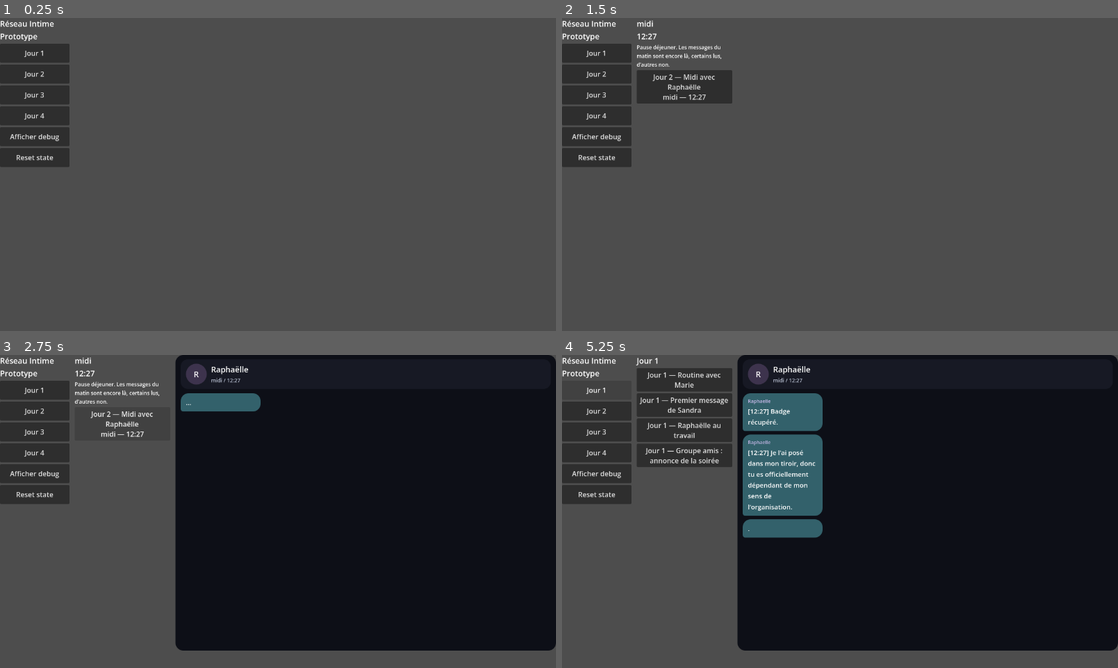
Above: before the commit, frames 1-4 (two rows, left to right).
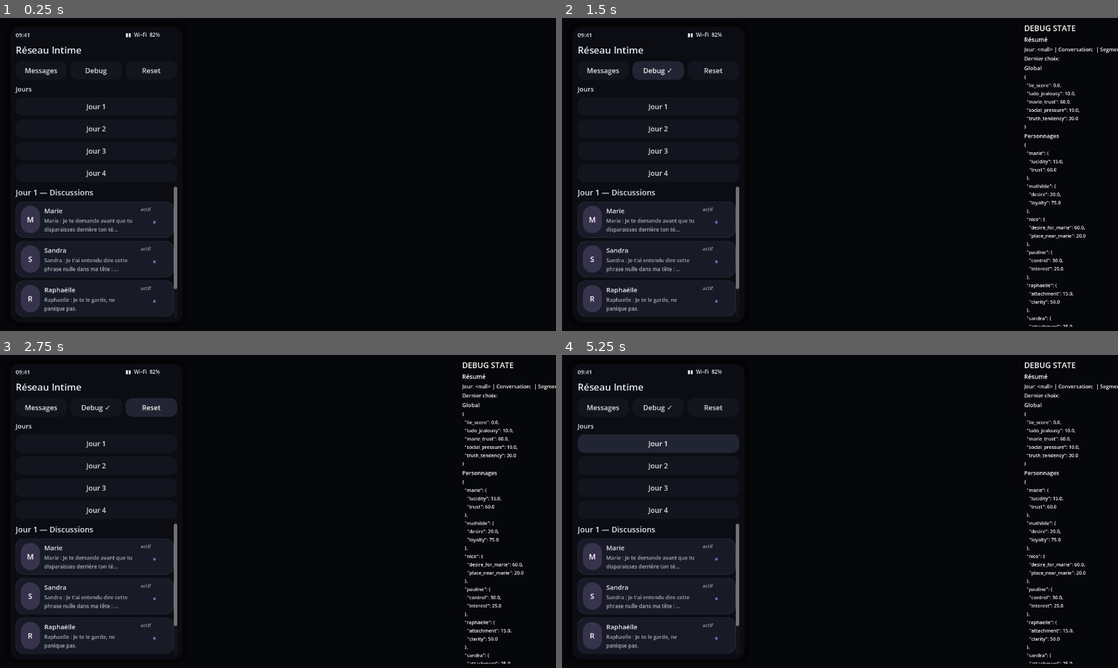
Above: after the commit, the same moments.

Repository: ludowww/reseau-intime
Game: Godot game, scene res://scenes/Main.tscn
The game is run twice, just before and just after one commit, with the same random seed, the same clock (stepped at 60 frames per second) and the same inputs.
Inputs (mouse positions are in pixels of both pictures, inside the frame that each line leads up to):
- Up to frame 1 (0.25 s): no input
- Up to frame 2 (1.5 s): click (600, 71) at 0.5 s, where only the run after the commit has a clickable "Messages"; click (656, 71) at 1.25 s, where only the run after the commit has a clickable "Debug"
- Up to frame 3 (2.75 s): click (150, 408) at 2 s, where only the run after the commit has a clickable "Reset"
- Up to frame 4 (5.25 s): click (595, 473) at 2.75 s, where only the run before the commit has a clickable "Afficher debug"; click (595, 473) at 3.5 s, where only the run before the commit has a clickable "Masquer debug"; click (595, 495) at 4.25 s, where only the run before the commit has a clickable "Reset state"; click "Jour 1" at 5 s

The runs differ from the first frame. In frame 1, 100% of the frame differs, in the area x 0-100%, y 0-100%; in frame 2, 99%; in frame 3, 43%; in frame 4, 47%.

Commit message:
Polish phone home conversation list UI

Diff:
--- a/game/scripts/ui/PhonePrototype.gd
+++ b/game/scripts/ui/PhonePrototype.gd
@@ -1,10 +1,21 @@
 extends Control
+
+const APP_BACKGROUND_COLOR := Color(0.025, 0.028, 0.04)
+const PHONE_BACKGROUND_COLOR := Color(0.045, 0.05, 0.075)
+const PHONE_FRAME_COLOR := Color(0.015, 0.016, 0.022)
+const PHONE_PANEL_COLOR := Color(0.075, 0.082, 0.12)
+const CARD_COLOR := Color(0.095, 0.105, 0.15)
+const CARD_HOVER_COLOR := Color(0.13, 0.145, 0.20)
+const ACCENT_COLOR := Color(0.35, 0.48, 0.70)
+const MUTED_TEXT_COLOR := Color(0.66, 0.69, 0.76)
 
 var day_list: VBoxContainer
 var conversation_list: VBoxContainer
+var conversation_cards: VBoxContainer
 var conversation_view: VBoxContainer
 var debug_panel: VBoxContainer
 var debug_scroll: ScrollContainer
+var current_day_value = null
 
 func _ready() -> void:
 	if DataLoader.chapter_indexes.is_empty():
@@ -16,35 +27,28 @@
 func _build_layout() -> void:
 	for child in get_children():
 		child.queue_free()
+
+	var background := PanelContainer.new()
+	background.anchor_right = 1.0
+	background.anchor_bottom = 1.0
+	background.add_theme_stylebox_override("panel", _panel_style(APP_BACKGROUND_COLOR, 0))
+	add_child(background)
+
 	var root := HBoxContainer.new()
-	root.anchor_right = 1.0
-	root.anchor_bottom = 1.0
 	root.size_flags_horizontal = Control.SIZE_EXPAND_FILL
 	root.size_flags_vertical = Control.SIZE_EXPAND_FILL
-	root.add_theme_constant_override("separation", 12)
-	add_child(root)
-
-	day_list = VBoxContainer.new()
-	day_list.custom_minimum_size = Vector2(160, 0)
-	day_list.size_flags_vertical = Control.SIZE_EXPAND_FILL
-	root.add_child(day_list)
-
-	conversation_list = VBoxContainer.new()
-	conversation_list.custom_minimum_size = Vector2(220, 0)
-	conversation_list.size_flags_vertical = Control.SIZE_EXPAND_FILL
-	root.add_child(conversation_list)
-
-	var scroll := ScrollContainer.new()
-	scroll.custom_minimum_size = Vector2(600, 0)
-	scroll.size_flags_horizontal = Control.SIZE_EXPAND_FILL
-	scroll.size_flags_vertical = Control.SIZE_EXPAND_FILL
-	root.add_child(scroll)
+	root.add_theme_constant_override("separation", 16)
+	background.add_child(root)
+
+	_build_phone_shell(root)
+
 	conversation_view = preload("res://scenes/smartphone/ConversationView.tscn").instantiate()
 	conversation_view.custom_minimum_size = Vector2(600, 0)
 	conversation_view.size_flags_horizontal = Control.SIZE_EXPAND_FILL
+	conversation_view.size_flags_vertical = Control.SIZE_EXPAND_FILL
 	conversation_view.choice_selected.connect(_on_choice_selected)
 	conversation_view.segment_changed.connect(_on_segment_changed)
-	scroll.add_child(conversation_view)
+	root.add_child(conversation_view)
 
 	debug_scroll = ScrollContainer.new()
 	debug_scroll.custom_minimum_size = Vector2(260, 0)
@@ -54,42 +58,191 @@
 	debug_panel = preload("res://scenes/smartphone/DebugPanel.tscn").instantiate()
 	debug_scroll.add_child(debug_panel)
 
+func _build_phone_shell(root: Node) -> void:
+	var phone_frame := PanelContainer.new()
+	phone_frame.custom_minimum_size = Vector2(420, 680)
+	phone_frame.size_flags_vertical = Control.SIZE_EXPAND_FILL
+	phone_frame.add_theme_stylebox_override("panel", _panel_style(PHONE_FRAME_COLOR, 28))
+	root.add_child(phone_frame)
+
+	var phone_body := VBoxContainer.new()
+	phone_body.add_theme_constant_override("separation", 12)
+	phone_body.size_flags_horizontal = Control.SIZE_EXPAND_FILL
+	phone_body.size_flags_vertical = Control.SIZE_EXPAND_FILL
+	phone_frame.add_child(phone_body)
+
+	var phone_screen := PanelContainer.new()
+	phone_screen.size_flags_horizontal = Control.SIZE_EXPAND_FILL
+	phone_screen.size_flags_vertical = Control.SIZE_EXPAND_FILL
+	phone_screen.add_theme_stylebox_override("panel", _panel_style(PHONE_BACKGROUND_COLOR, 22))
+	phone_body.add_child(phone_screen)
+
+	var screen_column := VBoxContainer.new()
+	screen_column.add_theme_constant_override("separation", 10)
+	screen_column.size_flags_horizontal = Control.SIZE_EXPAND_FILL
+	screen_column.size_flags_vertical = Control.SIZE_EXPAND_FILL
+	phone_screen.add_child(screen_column)
+
+	_add_status_bar(screen_column)
+	_add_home_navigation(screen_column)
+
+	day_list = VBoxContainer.new()
+	day_list.custom_minimum_size = Vector2(160, 0)
+	day_list.add_theme_constant_override("separation", 8)
+	day_list.size_flags_horizontal = Control.SIZE_EXPAND_FILL
+	screen_column.add_child(day_list)
+
+	var list_scroll := ScrollContainer.new()
+	list_scroll.size_flags_horizontal = Control.SIZE_EXPAND_FILL
+	list_scroll.size_flags_vertical = Control.SIZE_EXPAND_FILL
+	screen_column.add_child(list_scroll)
+
+	conversation_list = VBoxContainer.new()
+	conversation_list.add_theme_constant_override("separation", 8)
+	conversation_list.size_flags_horizontal = Control.SIZE_EXPAND_FILL
+	list_scroll.add_child(conversation_list)
+	conversation_cards = conversation_list
+
+func _add_status_bar(parent: Node) -> void:
+	var bar := HBoxContainer.new()
+	bar.add_theme_constant_override("separation", 8)
+	bar.size_flags_horizontal = Control.SIZE_EXPAND_FILL
+	parent.add_child(bar)
+	_add_label(bar, "09:41", 13)
+	var spacer := Control.new()
+	spacer.size_flags_horizontal = Control.SIZE_EXPAND_FILL
+	bar.add_child(spacer)
+	_add_label(bar, "▮▮  Wi‑Fi  82%", 12)
+
+func _add_home_navigation(parent: Node) -> void:
+	var title := Label.new()
+	title.text = "Réseau Intime"
+	title.add_theme_font_size_override("font_size", 22)
+	title.add_theme_color_override("font_color", Color(0.92, 0.93, 0.98))
+	parent.add_child(title)
+
+	var nav := HBoxContainer.new()
+	nav.add_theme_constant_override("separation", 8)
+	nav.size_flags_horizontal = Control.SIZE_EXPAND_FILL
+	parent.add_child(nav)
+	var messages_button := _add_button(nav, "Messages")
+	messages_button.pressed.connect(func(): _focus_messages())
+	var debug_button := _add_button(nav, "Debug")
+	debug_button.pressed.connect(func(): _toggle_debug(debug_button))
+	var reset_button := _add_button(nav, "Reset")
+	reset_button.pressed.connect(func(): GameState.reset_state(); debug_panel.refresh())
+
 func _render_days() -> void:
 	_clear(day_list)
-	_add_label(day_list, "Réseau Intime\nPrototype", 18)
+	_add_label(day_list, "Jours", 15)
+	var first_day = null
 	for index in DataLoader.chapter_indexes:
 		var day_value = index.get("day", index.get("chapter", 0))
+		if first_day == null:
+			first_day = day_value
 		var button := _add_button(day_list, _format_day_label(day_value))
 		button.tooltip_text = str(index.get("title", ""))
 		button.pressed.connect(func(): _render_conversations(day_value))
-	var debug_button := _add_button(day_list, "Afficher debug")
-	debug_button.pressed.connect(func(): _toggle_debug(debug_button))
-	var reset_button := _add_button(day_list, "Reset state")
-	reset_button.pressed.connect(func(): GameState.reset_state(); debug_panel.refresh())
+	if first_day != null:
+		_render_conversations(first_day)
+
+func _focus_messages() -> void:
+	if current_day_value != null:
+		_render_conversations(current_day_value)
 
 func _render_conversations(day_value) -> void:
+	current_day_value = day_value
 	_clear(conversation_list)
-	_add_label(conversation_list, _format_day_label(day_value), 18)
+	_add_label(conversation_list, "%s — Discussions" % _format_day_label(day_value), 18)
 	var moments := DataLoader.get_moments_for_day(day_value)
 	if moments.is_empty():
 		_render_conversation_buttons(day_value, DataLoader.get_conversations_for_day(day_value))
 		return
 	for moment in moments:
-		var button := _add_button(conversation_list, "%s — %s" % [moment.get("moment_label", "moment"), moment.get("time_label", "")])
-		button.tooltip_text = str(moment.get("transition_text", ""))
-		button.pressed.connect(func(): _render_moment_conversations(day_value, moment))
+		_add_moment_card(day_value, moment)
 
 func _render_moment_conversations(day_value, moment: Dictionary) -> void:
 	_clear(conversation_list)
 	_add_label(conversation_list, "%s\n%s" % [moment.get("moment_label", "moment"), moment.get("time_label", "")], 18)
 	if moment.has("transition_text"):
-		_add_label(conversation_list, str(moment["transition_text"]), 12)
+		_add_muted_label(conversation_list, str(moment["transition_text"]), 12)
 	_render_conversation_buttons(day_value, DataLoader.get_conversations_for_moment(day_value, moment))
 
 func _render_conversation_buttons(day_value, conversations: Array) -> void:
 	for conversation in conversations:
-		var button := _add_button(conversation_list, _conversation_label(conversation))
-		button.pressed.connect(func(): _open_conversation(day_value, conversation))
+		_add_conversation_card(day_value, conversation)
+
+func _add_moment_card(day_value, moment: Dictionary) -> void:
+	var card := _make_card()
+	conversation_cards.add_child(card)
+	var row := HBoxContainer.new()
+	row.add_theme_constant_override("separation", 10)
+	card.add_child(row)
+	_add_avatar(row, str(moment.get("moment_label", "M")).substr(0, 1).to_upper())
+	var text_box := VBoxContainer.new()
+	text_box.size_flags_horizontal = Control.SIZE_EXPAND_FILL
+	row.add_child(text_box)
+	_add_label(text_box, str(moment.get("moment_label", "Moment")), 15)
+	_add_muted_label(text_box, str(moment.get("transition_text", moment.get("time_label", ""))), 12)
+	_add_muted_label(row, str(moment.get("time_label", "")), 11)
+	card.gui_input.connect(func(event):
+		if event is InputEventMouseButton and event.pressed and event.button_index == MOUSE_BUTTON_LEFT:
+			_render_moment_conversations(day_value, moment)
+	)
+
+func _add_conversation_card(day_value, conversation: Dictionary) -> void:
+	var card := _make_card()
+	conversation_cards.add_child(card)
+	var row := HBoxContainer.new()
+	row.add_theme_constant_override("separation", 10)
+	row.size_flags_horizontal = Control.SIZE_EXPAND_FILL
+	card.add_child(row)
+
+	_add_avatar(row, _avatar_initial(conversation))
+
+	var text_box := VBoxContainer.new()
+	text_box.size_flags_horizontal = Control.SIZE_EXPAND_FILL
+	row.add_child(text_box)
+	_add_label(text_box, _conversation_name(conversation), 15)
+	_add_muted_label(text_box, _conversation_subtitle(conversation), 12)
+
+	var status_box := VBoxContainer.new()
+	status_box.custom_minimum_size = Vector2(64, 0)
+	row.add_child(status_box)
+	_add_muted_label(status_box, _conversation_status_text(conversation), 11)
+	if _conversation_has_activity_badge(conversation):
+		var badge := Label.new()
+		badge.name = "badge"
+		badge.text = "•"
+		badge.horizontal_alignment = HORIZONTAL_ALIGNMENT_CENTER
+		badge.add_theme_font_size_override("font_size", 24)
+		badge.add_theme_color_override("font_color", ACCENT_COLOR)
+		status_box.add_child(badge)
+
+	card.gui_input.connect(func(event):
+		if event is InputEventMouseButton and event.pressed and event.button_index == MOUSE_BUTTON_LEFT:
+			_open_conversation(day_value, conversation)
+	)
+
+func _make_card() -> PanelContainer:
+	var card := PanelContainer.new()
+	card.mouse_filter = Control.MOUSE_FILTER_STOP
+	card.size_flags_horizontal = Control.SIZE_EXPAND_FILL
+	card.add_theme_stylebox_override("panel", _card_style(CARD_COLOR))
+	return card
+
+func _add_avatar(parent: Node, text: String) -> void:
+	var avatar := PanelContainer.new()
+	avatar.name = "avatar_placeholder"
+	avatar.custom_minimum_size = Vector2(44, 44)
+	avatar.add_theme_stylebox_override("panel", _panel_style(Color(0.22, 0.20, 0.30), 22))
+	parent.add_child(avatar)
+	var label := Label.new()
+	label.text = text
+	label.horizontal_alignment = HORIZONTAL_ALIGNMENT_CENTER
+	label.vertical_alignment = VERTICAL_ALIGNMENT_CENTER
+	label.add_theme_font_size_override("font_size", 17)
+	avatar.add_child(label)
 
 func _open_conversation(day_value, conversation: Dictionary) -> void:
 	var conversation_id := str(conversation.get("_parent_conversation_id", conversation.get("id", "")))
@@ -109,40 +262,139 @@
 
 func _toggle_debug(button: Button) -> void:
 	debug_scroll.visible = not debug_scroll.visible
-	button.text = "Masquer debug" if debug_scroll.visible else "Afficher debug"
+	button.text = "Debug ✓" if debug_scroll.visible else "Debug"
 	if debug_scroll.visible:
 		debug_panel.refresh()
 
 func _format_day_label(day_value) -> String:
 	return "Jour %d" % int(day_value)
 
-func _conversation_label(conversation: Dictionary) -> String:
-	var label := str(conversation.get("title", conversation.get("id", "Conversation")))
-	var meta: Array[String] = []
+func _conversation_name(conversation: Dictionary) -> String:
+	var thread = conversation.get("thread", {})
+	if typeof(thread) == TYPE_DICTIONARY and str(thread.get("display_name", "")) != "":
+		return str(thread.get("display_name"))
+	return str(conversation.get("title", conversation.get("id", "Conversation")))
+
+func _conversation_subtitle(conversation: Dictionary) -> String:
+	var last_text := _last_message_text(conversation)
+	if last_text != "":
+		return last_text
+	if str(conversation.get("description", "")) != "":
+		return str(conversation.get("description"))
+	return "Conversation disponible"
+
+func _conversation_status_text(conversation: Dictionary) -> String:
+	if str(conversation.get("time_label", "")) != "":
+		return str(conversation.get("time_label"))
 	if str(conversation.get("moment_label", "")) != "":
-		meta.append(str(conversation.get("moment_label")))
-	if str(conversation.get("time_label", "")) != "":
-		meta.append(str(conversation.get("time_label")))
-	if not meta.is_empty():
-		label = "%s\n%s" % [label, " — ".join(meta)]
-	return label
-
-func _add_label(parent: Node, text: String, size: int = 14) -> void:
+		return str(conversation.get("moment_label"))
+	return "actif"
+
+func _conversation_has_activity_badge(conversation: Dictionary) -> bool:
+	if bool(conversation.get("unread", false)) or bool(conversation.get("active", false)):
+		return true
+	return not _collect_choices(conversation).is_empty()
+
+func _last_message_text(conversation: Dictionary) -> String:
+	var messages := _collect_messages(conversation)
+	if messages.is_empty():
+		return ""
+	var message: Dictionary = messages.back()
+	var sender := str(message.get("sender", message.get("author", "")))
+	var body := str(message.get("text", message.get("body", message.get("reaction", ""))))
+	if body.length() > 58:
+		body = body.substr(0, 55) + "..."
+	if sender != "":
+		return "%s : %s" % [sender.capitalize(), body]
+	return body
+
+func _collect_messages(conversation: Dictionary) -> Array:
+	var messages: Array = []
+	for key in ["messages", "beats", "segments", "social_items", "incoming_notifications", "conditional_aftershocks", "conditional_proofs", "conditional_closers"]:
+		for entry in conversation.get(key, []):
+			if typeof(entry) == TYPE_DICTIONARY:
+				if entry.has("messages"):
+					for message in entry.get("messages", []):
+						if typeof(message) == TYPE_DICTIONARY:
+							messages.append(message)
+				elif entry.has("text") or entry.has("body") or entry.has("reaction"):
+					messages.append(entry)
+	for key in ["default_aftershock", "default_proof", "default_closer"]:
+		var entry = conversation.get(key, null)
+		if typeof(entry) == TYPE_DICTIONARY:
+			if entry.has("messages"):
+				for message in entry.get("messages", []):
+					if typeof(message) == TYPE_DICTIONARY:
+						messages.append(message)
+			elif entry.has("text") or entry.has("body") or entry.has("reaction"):
+				messages.append(entry)
+	return messages
+
+func _collect_choices(conversation: Dictionary) -> Array:
+	var choices: Array = []
+	for key in ["choices", "priority_choices"]:
+		choices.append_array(conversation.get(key, []))
+	for container_key in ["beats", "segments"]:
+		for entry in conversation.get(container_key, []):
+			if typeof(entry) == TYPE_DICTIONARY:
+				choices.append_array(entry.get("choices", []))
+				choices.append_array(entry.get("priority_choices", []))
+	return choices
+
+func _avatar_initial(conversation: Dictionary) -> String:
+	var name := _conversation_name(conversation)
+	if name == "":
+		return "?"
+	return name.substr(0, 1).to_upper()
+
+func _add_label(parent: Node, text: String, size: int = 14) -> Label:
 	var label := Label.new()
 	label.text = text
 	label.autowrap_mode = TextServer.AUTOWRAP_WORD_SMART
 	label.add_theme_font_size_override("font_size", size)
+	label.add_theme_color_override("font_color", Color(0.90, 0.91, 0.96))
 	label.size_flags_horizontal = Control.SIZE_EXPAND_FILL
 	parent.add_child(label)
+	return label
+
+func _add_muted_label(parent: Node, text: String, size: int = 12) -> Label:
+	var label := _add_label(parent, text, size)
+	label.add_theme_color_override("font_color", MUTED_TEXT_COLOR)
+	return label
 
 func _add_button(parent: Node, text: String) -> Button:
 	var button := Button.new()
 	button.text = text
 	button.autowrap_mode = TextServer.AUTOWRAP_WORD_SMART
-	button.custom_minimum_size = Vector2(0, 44)
+	button.custom_minimum_size = Vector2(0, 42)
 	button.size_flags_horizontal = Control.SIZE_EXPAND_FILL
+	button.add_theme_stylebox_override("normal", _panel_style(PHONE_PANEL_COLOR, 16))
+	button.add_theme_stylebox_override("hover", _panel_style(CARD_HOVER_COLOR, 16))
+	button.add_theme_stylebox_override("pressed", _panel_style(ACCENT_COLOR, 16))
 	parent.add_child(button)
 	return button
+
+func _card_style(color: Color) -> StyleBoxFlat:
+	var style := _panel_style(color, 18)
+	style.border_width_left = 1
+	style.border_width_top = 1
+	style.border_width_right = 1
+	style.border_width_bottom = 1
+	style.border_color = Color(0.18, 0.20, 0.28)
+	return style
+
+func _panel_style(color: Color, radius: int) -> StyleBoxFlat:
+	var style := StyleBoxFlat.new()
+	style.bg_color = color
+	style.corner_radius_top_left = radius
+	style.corner_radius_top_right = radius
+	style.corner_radius_bottom_left = radius
+	style.corner_radius_bottom_right = radius
+	style.content_margin_left = 12
+	style.content_margin_right = 12
+	style.content_margin_top = 10
+	style.content_margin_bottom = 10
+	return style
 
 func _clear(parent: Node) -> void:
 	for child in parent.get_children():
Not shown, changed: tests/test_godot_prototype_static.py
